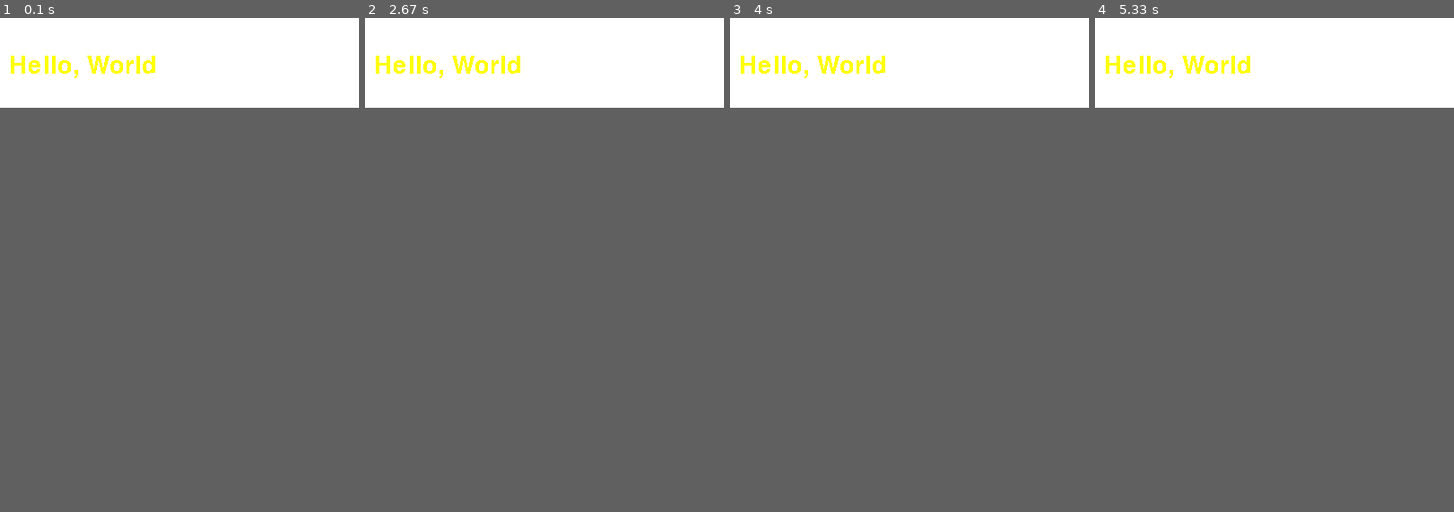
Above: before the commit, frames 1-4 (left to right).
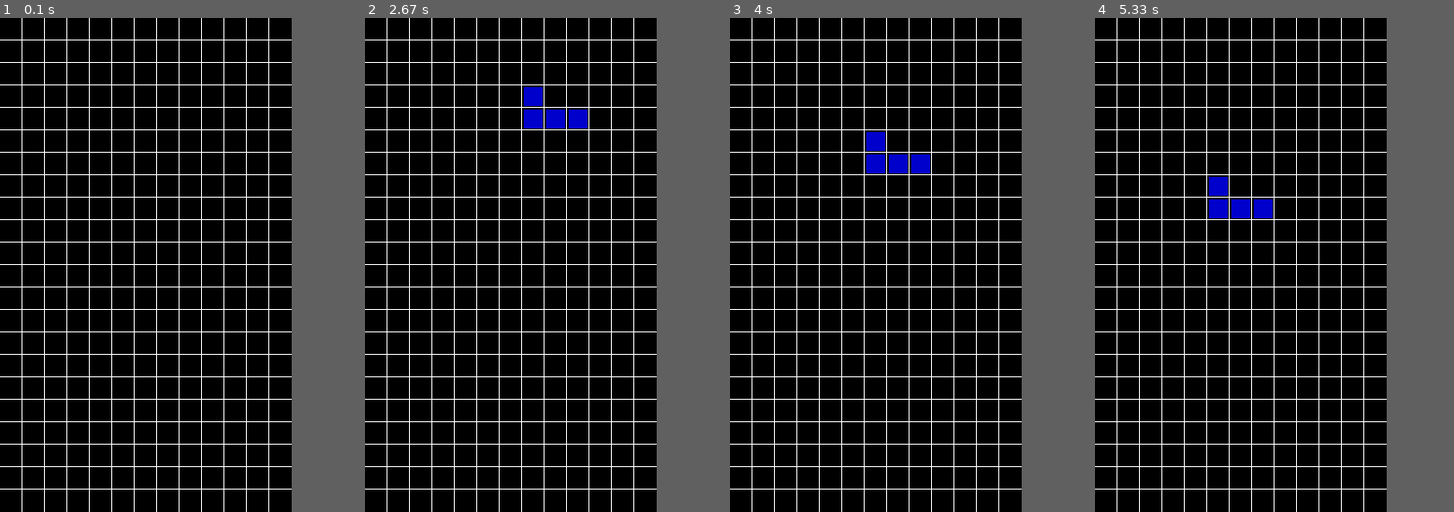
Above: after the commit, the same moments.

Repository: StepanovTihon/PythonTetris
Game: pygame game, started from run.py
The game is run twice, just before and just after one commit, with the same random seed, the same clock (stepped at 60 frames per second) and the same inputs.
Inputs:
- Up to frame 1 (0.1 s): no input
- Up to frame 2 (2.67 s): hold Right 0.33-0.8 s; hold Left 1.83-2.43 s; hold Down from 2.47 s (still down)
- Up to frame 3 (4 s): release Down at 3.23 s; hold Left from 3.27 s (still down)
- Up to frame 4 (5.33 s): release Left at 4.15 s; hold Up 4.18-5.02 s
The window is 400x100 before the commit and 325x550 after it. Grey fills any space a smaller window leaves; there, only what the larger window draws over its background counts as a difference.

The runs differ from the first frame. In frame 1, 19% of the frame differs, in the area x 0-82%, y 0-100%; in frame 2, 19%; in frame 3, 19%; in frame 4, 19%.

Commit message:
Ok Reviu

Diff:
--- /dev/null
+++ b/FigClass.py
@@ -0,0 +1,79 @@
+import numpy as np
+import random
+
+
+
+class FigClass():
+    def __init__(self):
+        colors = np.array(["White", "Yello", "Green", "Red", "Orang", "Blue", "Pink"])
+        figures = np.array(
+        [
+            [[0, 1, 1, 0],
+             [0, 1, 0, 0],
+             [0, 1, 0, 0],
+             [0, 0, 0, 0]],
+
+            [[0, 1, 0, 0],
+             [0, 1, 0, 0],
+             [0, 1, 0, 0],
+             [0, 1, 0, 0]],
+
+            [[0, 1, 0, 0],
+             [0, 1, 1, 0],
+             [0, 1, 0, 0],
+             [0, 0, 0, 0]],
+
+            [[0, 1, 1, 0],
+             [1, 1, 0, 0],
+             [0, 0, 0, 0],
+             [0, 0, 0, 0]],
+
+            [[1, 1, 0, 0],
+             [0, 1, 1, 0],
+             [0, 0, 0, 0],
+             [0, 0, 0, 0]],
+
+            [[1, 1, 0, 0],
+             [0, 1, 0, 0],
+             [0, 1, 0, 0],
+             [0, 0, 0, 0]],
+
+            [[0, 0, 0, 0],
+             [0, 1, 1, 0],
+             [0, 1, 1, 0],
+             [0, 0, 0, 0]]
+        ])
+
+        self.x=6
+        self.y=0
+        self.FigIndex=random.randint(0, len(figures))-1
+        self.col=colors[self.FigIndex]
+        self.figura = figures[self.FigIndex]
+
+    def TurnFig(self):
+        tmp_fig = self.figura.copy()
+        for i in range(len(tmp_fig)):
+            for j in range(len(tmp_fig[0])):
+                self.figura[j, (3-i)-1] = tmp_fig[i, j]
+
+    def FigColor(self):
+        return self.col
+
+    def GetFig(self):
+        return self.figura
+
+    def Xpos(self,scale=0):
+        self.x+=scale
+        return self.x
+
+    def Ypos(self,scale=0):
+        self.y+=scale
+        return self.y
+
+    def __str__(self):
+        out = ""
+        for i in self.figura:
+            for j in i:
+                out += str(j)+" "
+            out+="\n"
+        return out
--- /dev/null
+++ b/GameZone.py
@@ -0,0 +1,87 @@
+import numpy as np
+
+class GameZoneClass():
+    def __init__(self):
+        self.Zone = np.zeros((13, 22))
+        self.ZoneColor = np.array([["Black" for i in range(22)] for i in range(13)])
+
+    def CheckPaste(self, x, y,fig_in=np.array([[1,0,0,0],
+                                               [0,0,0,0],
+                                               [0,0,0,0],
+                                               [0,0,0,0]])):
+        ZoneForCheckPaste = self.Zone.copy()
+        for i in range(len(fig_in[0])):
+            for j in range(len(fig_in)):
+                if(x+i<13 and y+j<22 and x+i >-1 and y+j >-1):
+                    ZoneForCheckPaste[x+i, y+j]+=fig_in[i, j]
+                    if(ZoneForCheckPaste[x+i, y+j]==2): return False
+                else:
+                    if(fig_in[i,j]==1):
+                        return False
+
+        return True
+
+    def CheckTurn(self, x, y,fig_in=np.array([[1,0,0,0],
+                                               [0,0,0,0],
+                                               [0,0,0,0],
+                                               [0,0,0,0]])):
+        ZoneForCheckTurn = self.Zone.copy()
+        for i in range(len(fig_in[0])):
+            for j in range(len(fig_in)):
+                if(x+j<13 and y+(3-i)-1<22 and x+j >-1 and y+(3-i)-1 >-1):
+                    ZoneForCheckTurn[x+j, y+(3-i)-1]+=fig_in[ (3-i)-1,j]
+                    if(ZoneForCheckTurn[x+j, y+(3-i)-1]==2): return False
+                else:
+
+                    if(fig_in[ (3-i)-1,j]==1):
+                        print("Hey")
+                        return False
+
+        return True
+
+    def CheckString(self, y):
+        return np.sum(self.Zone, axis=0)[y] == len(self.Zone)
+
+    def DelString(self, y):
+        print("DEL! ", y)
+        for i in range(len(self.Zone)):
+            self.Zone[i,y]=0
+            self.ZoneColor[i,y]="Black"
+        for i in range(len(self.Zone)-1, -1, -1):
+            for j in range(len(self.Zone[0])-1, -1, -1):
+                if j<=y and j!=0:
+                    self.Zone[i,j]=self.Zone[i,j-1]
+                    self.ZoneColor[i,j]=self.ZoneColor[i,j-1]
+
+    def Set(self, x, y,fig_in=np.array([[1,0,0,0],
+                                        [0,0,0,0],
+                                        [0,0,0,0],
+                                        [0,0,0,0]]),direct=1,color="White"):
+        for i in range(len(fig_in)):
+            for j in range(len(fig_in[0])):
+                if(x+i<13 and y+j<22 and fig_in[i, j]==1):
+                    if(direct==1):
+                        self.ZoneColor[x+i, y+j] = color
+                        self.Zone[x+i, y+j] = fig_in[i, j]
+                    else:
+                        self.Zone[x+i, y+j] -= fig_in[i, j]
+                        self.ZoneColor[x+i, y+j] = "Black"
+
+    def __str__(self):
+        out = ""
+        for i in self.Zone:
+            for j in i:
+                out += str(j)+" "
+            out+="\n"
+        return out
+
+    def GetGameZone(self):
+        return self.Zone
+
+    def GetZoneColor(self):
+        return self.ZoneColor
+
+    def DelStrings(self):
+      for j in range(22):
+        if(self.CheckString(j)==True):
+          self.DelString(j)
--- /dev/null
+++ b/Pygame.py
@@ -0,0 +1,102 @@
+import pygame, threading
+import time
+import numpy as np
+
+colors = {
+    "Black": (0, 0, 0),
+    "White": (	255, 222 ,173),
+    "Yello": (231, 255, 1),
+    "Green": (	154 ,205, 50),
+    "Red": (139 ,26 ,26),
+    "Orang": (205 ,102 ,0),
+    "Blue": (	0, 0 ,205),
+    "Pink": (255, 0, 185)
+}
+
+class GameScreenClass():
+    def __init__(self, SizeCell=25, SizeMatrix=(13, 22)):
+        pygame.init()
+        self.gameScreen = pygame.display.set_mode((SizeCell*SizeMatrix[0], SizeCell*SizeMatrix[1]))
+        self.gameScreen.fill((0,0,0))
+        self.SizeCell = SizeCell
+        self.SizeMatrix = SizeMatrix
+        #self.StartDemon()
+        self.demon()
+        self.l=False
+        self.r=False
+        self.n=False
+        self.rot=False
+    def Update(self):
+        pygame.display.flip()
+
+    def DrawGrid(self):
+        for i in range(-1, self.SizeCell*self.SizeMatrix[0]-1, self.SizeCell):
+          pygame.draw.line(self.gameScreen, (255,255,255), [i, 0], [i, self.SizeCell*self.SizeMatrix[1]])
+        for i in range(-1, self.SizeCell*self.SizeMatrix[1]-1, self.SizeCell):
+          pygame.draw.line(self.gameScreen, (255,255,255), [0, i], [self.SizeCell*self.SizeMatrix[0], i])
+
+    def demon(self):
+        run = True
+        self.l=False
+        self.r=False
+        #self.n=False
+        self.rot=False
+        #while run:
+
+        for event in pygame.event.get():
+            #print("   a")
+            if(event.type == pygame.QUIT): pass
+
+            elif event.type == pygame.KEYDOWN:
+
+                if event.key == pygame.K_LEFT:
+                  self.l=True
+                  print("1")
+                if event.key == pygame.K_RIGHT:
+                  self.r=True
+                  print("2")
+                if event.key == pygame.K_UP:
+                  self.rot=True
+                  print("3")
+                if event.key == pygame.K_DOWN:
+                  self.n=True
+                  print("3")
+            elif event.type == pygame.KEYUP:
+                self.n=False
+
+
+
+    def StartDemon(self):
+        demon = threading.Thread(target=self.demon)
+        demon.daemon = True
+        demon.start()
+
+    def R(self):
+
+        return self.r
+
+    def Rot(self):
+
+        return self.rot
+    def L(self):
+
+        return self.l
+
+    def N(self):
+
+        return self.n
+
+
+    def Rect(self, x, y, color="White"):
+        pygame.draw.rect(self.gameScreen, colors[color], (x*self.SizeCell+2, y*self.SizeCell+2, self.SizeCell-4, self.SizeCell-4))
+
+    def Clear(self, color=(0, 0, 0)):
+        self.gameScreen.fill(color)
+        self.DrawGrid()
+
+    def Write(self, matrix_in, mass):
+        for i in range(len(matrix_in)):
+            for j in range(len(matrix_in[0])):
+                if(matrix_in[i,j]==1):
+                    print(mass[i,j])
+                    self.Rect(i, j, mass[i,j])
--- a/run.py
+++ b/run.py
@@ -1,20 +1,39 @@
-import pygame, sys
-from pygame.locals import *
-pygame.init()
-screen = pygame.display.set_mode((400,100),0,32)
-pygame.display.set_caption("My First PyGame Windows");
-helloText = "Hello, World"
-(x,y,fontSize) = (10,40,40)
-myFont = pygame.font.SysFont("None", fontSize)
-fontColor = (255,255,0)
-bgColor = (255,255,255)
-fontImage = myFont.render(helloText, 0, (fontColor))
-mainLoop = True
-while mainLoop:
- for event in pygame.event.get():
-  if event.type == QUIT:
-   mainLoop = False
- screen.fill(bgColor)
- screen.blit(fontImage,(x,y))
- pygame.display.update()
-pygame.quit()
+from FigClass import *
+from GameZone import *
+from Pygame import *
+import time as tm
+Fig = FigClass()
+Gamezone = GameZoneClass()
+GameScreen = GameScreenClass()
+GameScreen.DrawGrid()
+GameScreen.Update()
+t=0.8
+
+
+while True:
+    GameScreen.demon()
+    Gamezone.Set(Fig.Xpos(),Fig.Ypos(),Fig.GetFig(), 1, Fig.FigColor())
+    GameScreen.Write(Gamezone.GetGameZone(), Gamezone.GetZoneColor())
+    GameScreen.Update()
+    print(Gamezone.GetZoneColor())
+    GameScreen.Clear()
+    Gamezone.Set(Fig.Xpos(),Fig.Ypos(),Fig.GetFig(),-1, Fig.FigColor())
+    if(GameScreen.N()):
+        t=0.1
+    else:
+        t=0.8
+    if(GameScreen.L()==True and Gamezone.CheckPaste(Fig.Xpos()-1,Fig.Ypos(),Fig.GetFig())):
+        Fig.Xpos(-1)
+
+    if(GameScreen.R() and Gamezone.CheckPaste(Fig.Xpos()+1,Fig.Ypos(),Fig.GetFig())):
+        Fig.Xpos(1)
+
+    if(GameScreen.Rot() and Gamezone.CheckTurn(Fig.Xpos(),Fig.Ypos(),Fig.GetFig())):
+        Fig.TurnFig()
+    time.sleep(t)
+    if(Gamezone.CheckPaste(Fig.Xpos(),Fig.Ypos()+1,Fig.GetFig())):
+      Fig.Ypos(1)
+    else:
+        Gamezone.Set(Fig.Xpos(),Fig.Ypos(),Fig.GetFig(),1, Fig.FigColor())
+        Fig = FigClass()
+    Gamezone.DelStrings()
Empty file added: Pygame.txt
